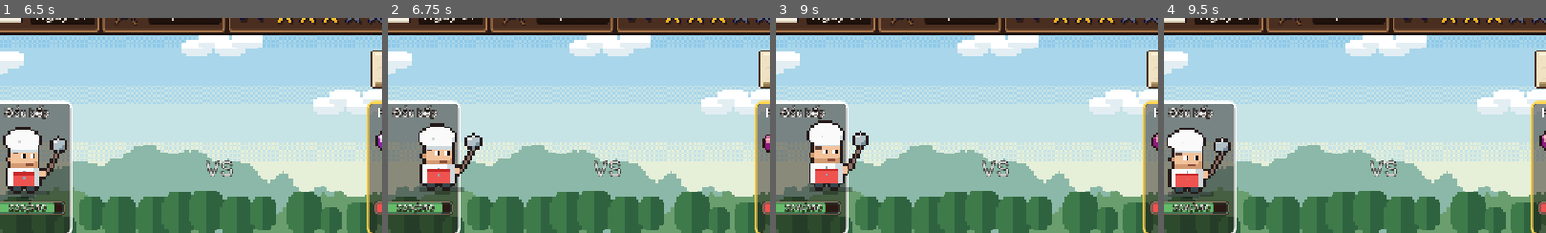
Above: before the commit, frames 1-4 (left to right).
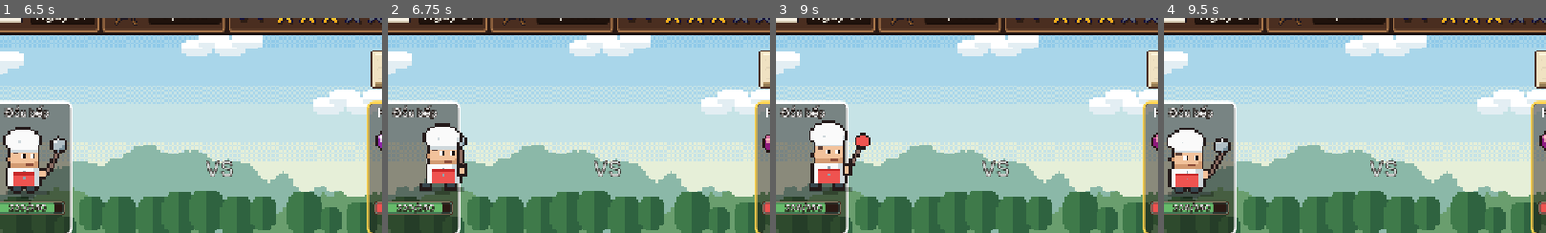
Above: after the commit, the same moments.

Repository: Znoywho/HotPot_SUNSUT
Game: Godot game, scene res://scenes/main_menu/main_menu.tscn
The game is run twice, just before and just after one commit, with the same random seed, the same clock (stepped at 60 frames per second) and the same inputs.
Inputs (mouse positions are % of the whole screen's width and height, from its top left):
- Up to frame 1 (6.5 s): click "Chơi mới" at 0.5 s; click (43, 52) at 1.27 s; click "!" at 2 s; click "Đóng" at 2.75 s; click "Tự đánh: Tắt" at 3.5 s; click "Tự đánh: Bật" at 4.25 s; click "Tốc độ x1" at 5 s; click "Tốc độ x2" at 5.75 s
- Up to frame 2 (6.75 s): click "Đánh thường Đánh 1 mục tiêu" at 6.5 s
- Up to frame 3 (9 s): click "!" at 7.25 s; click "Đóng" at 8 s; click "Hất lẩu nóng 8 dame cả đám + …" at 8.75 s
- Up to frame 4 (9.5 s): no input
The pictures show only the part of the screen within x 21-71%, y 8-58%; the shares and areas given below are measured in that part.

Frame 1 is identical in both runs. In frame 2, 2.2% of the frame differs, in the area x 8-25%, y 48-81%; in frame 3, 1.5%; in frame 4, nothing differs.

Commit message:
[Cần Hải + Tuấn xem] Animation nhân vật: chân chạy, chém ninja trong bếp, động tác chiêu của đầu bếp

Diff:
--- /dev/null
+++ b/scenes/common/sprite_frame_layer.gd
@@ -0,0 +1,110 @@
+class_name SpriteFrameLayer
+extends TextureRect
+## Lớp phát animation theo khung, đặt làm con của sprite nhân vật (32x32 phóng to).
+## Khi phát thì ẩn hình tĩnh của sprite cha, xong thì hiện lại; co giãn, xoay, nháy màu của cha vẫn áp dụng.
+## Sheet tạo bằng tools/make_character_anim.py: <tên>_anim.png cạnh <tên>.png.
+
+signal animation_finished
+
+const SOURCE_FRAME := 32.0 ## Cỡ hình tĩnh gốc.
+const FRAME := 56.0 ## Cỡ mỗi khung trong sheet (thêm lề cho muôi, vệt chém).
+## Thứ tự hàng và số khung phải khớp với tools/make_character_anim.py.
+const ANIMATIONS := {
+	"run": {"row": 0, "frames": 4, "fps": 8.0, "loop": true},
+	"ninja": {"row": 1, "frames": 6, "fps": 18.0, "loop": true},
+	"attack": {"row": 2, "frames": 6, "fps": 16.0, "loop": false},
+	"slice": {"row": 3, "frames": 7, "fps": 18.0, "loop": false},
+	"splash": {"row": 4, "frames": 7, "fps": 14.0, "loop": false},
+}
+
+var _owner_sprite: TextureRect
+var _atlas: AtlasTexture
+var _current := ""
+var _elapsed := 0.0
+
+
+## Tìm sheet animation đi kèm hình tĩnh; không có thì trả về null.
+static func sheet_for(still: Texture2D) -> Texture2D:
+	if still == null or still.resource_path.is_empty():
+		return null
+	var path := still.resource_path.trim_suffix(".png") + "_anim.png"
+	return load(path) if ResourceLoader.exists(path) else null
+
+
+## Gắn lớp vào sprite nhân vật; trả về null nếu nhân vật không có sheet.
+static func attach_to(sprite: TextureRect) -> SpriteFrameLayer:
+	var sheet := sheet_for(sprite.texture)
+	if sheet == null:
+		return null
+	var layer := SpriteFrameLayer.new()
+	layer._setup(sprite, sheet)
+	return layer
+
+
+## Đặt kích thước theo tỉ lệ phóng to của sprite cha để khung trùng khít với hình tĩnh.
+func _setup(sprite: TextureRect, sheet: Texture2D) -> void:
+	_owner_sprite = sprite
+	_atlas = AtlasTexture.new()
+	_atlas.atlas = sheet
+	texture = _atlas
+	texture_filter = CanvasItem.TEXTURE_FILTER_NEAREST
+	expand_mode = TextureRect.EXPAND_IGNORE_SIZE
+	stretch_mode = TextureRect.STRETCH_SCALE
+	mouse_filter = Control.MOUSE_FILTER_IGNORE
+	visible = false
+	var pixel_scale := sprite.size.x / SOURCE_FRAME
+	size = Vector2.ONE * FRAME * pixel_scale
+	position = -Vector2.ONE * (FRAME - SOURCE_FRAME) / 2.0 * pixel_scale
+	sprite.add_child(self)
+
+
+## Godot tự bật _process khi node vào cây, nên phải tắt ở đây cho tới khi play().
+func _ready() -> void:
+	set_process(false)
+
+
+## Sheet có hàng này không (sheet nhân viên chỉ có hàng chạy và ninja).
+func has_animation(anim_name: String) -> bool:
+	if not ANIMATIONS.has(anim_name):
+		return false
+	var rows := int(_atlas.atlas.get_height() / FRAME)
+	return int(ANIMATIONS[anim_name]["row"]) < rows
+
+
+## Phát một chuyển động từ đầu.
+func play(anim_name: String) -> void:
+	if not has_animation(anim_name):
+		return
+	_current = anim_name
+	_elapsed = 0.0
+	flip_h = _owner_sprite.flip_h
+	visible = true
+	_owner_sprite.self_modulate.a = 0.0
+	_show_frame(0)
+	set_process(true)
+
+
+## Dừng và trả về hình tĩnh.
+func stop() -> void:
+	_current = ""
+	visible = false
+	set_process(false)
+	if _owner_sprite != null:
+		_owner_sprite.self_modulate.a = 1.0
+
+
+func _process(delta: float) -> void:
+	var info: Dictionary = ANIMATIONS[_current]
+	_elapsed += delta
+	var index := int(_elapsed * float(info["fps"]))
+	if index >= int(info["frames"]) and not info["loop"]:
+		stop()
+		animation_finished.emit()
+		return
+	_show_frame(index % int(info["frames"]))
+
+
+## Chọn vùng ảnh của khung: x = cột × FRAME, y = hàng × FRAME.
+func _show_frame(column: int) -> void:
+	var row := int(ANIMATIONS[_current]["row"])
+	_atlas.region = Rect2(column * FRAME, row * FRAME, FRAME, FRAME)
--- a/scenes/cook/kitchen_actor.gd
+++ b/scenes/cook/kitchen_actor.gd
@@ -4,7 +4,14 @@
 ## Cùng kiểu animation với nhân vật màn săn (co giãn quanh chân, chớp mắt).
 
 const SIZE := 128.0
-const WALK_SPEED := 460.0 ## px / giây.
+const WALK_SPEED := 300.0 ## px / giây.
+const MAX_WALK_SECONDS := 4.0 ## Quãng dài nhất trong bếp vẫn đi đúng tốc độ, không bị ép nhanh hơn.
+const NINJA_LEAP_HEIGHT := 110.0 ## Độ cao bay lên khi chém (px).
+const NINJA_RISE_SECONDS := 0.13
+const NINJA_FALL_SECONDS := 0.12
+const NINJA_SLASH_EVERY := 0.11 ## Khoảng cách giữa các vệt chém (giây).
+const NINJA_SLASH_SPREAD := 34.0 ## Vệt chém rải quanh điểm chém (px).
+const NINJA_REACH := 90.0 ## Không có điểm chém thì chém phía trước mặt cách chừng này (px).
 
 var display_name := ""
 var sprite: TextureRect
@@ -16,6 +23,7 @@
 var _move_tween: Tween
 var _hop_tween: Tween
 var _work_tween: Tween
+var _frames: SpriteFrameLayer ## Chân chạy, tay đưa theo; null nếu nhân vật chưa có sheet.
 
 
 func setup(texture: Texture2D, x: float, feet: float, name_text := "", facing_right := true) -> void:
@@ -29,6 +37,7 @@
 	sprite.pivot_offset = Vector2(SIZE / 2.0, SIZE * 0.9)
 	sprite.mouse_filter = MOUSE_FILTER_IGNORE
 	add_child(sprite)
+	_frames = SpriteFrameLayer.attach_to(sprite)
 	home_x = x
 	feet_y = feet
 	position = Vector2(x - SIZE / 2.0, feet - SIZE)
@@ -47,15 +56,16 @@
 
 ## Đi tới vị trí x (nhún nhảy theo bước). Trả về tween để chờ nếu cần.
 func walk_to(x: float) -> Tween:
+	_cancel_work_pose()
 	if _move_tween != null and _move_tween.is_running():
 		_move_tween.kill()
 	var dist := absf(x - center_x())
-	var duration := clampf(dist / WALK_SPEED, 0.12, 1.4)
+	var duration := clampf(dist / WALK_SPEED, 0.12, MAX_WALK_SECONDS)
 	if dist > 2.0:
 		face(x > center_x())
 	_move_tween = create_tween()
 	_move_tween.tween_property(self, "position:x", x - SIZE / 2.0, duration).set_trans(Tween.TRANS_SINE).set_ease(Tween.EASE_IN_OUT)
-	_hop(duration)
+	_play_walk_motion(duration)
 	return _move_tween
 
 
@@ -65,8 +75,7 @@
 
 ## Làm việc: "chop" = nhịp dao xuống lên, "stir" = khuấy nồi (lắc người).
 func work(duration := 0.6, kind := "chop") -> void:
-	if _work_tween != null and _work_tween.is_running():
-		_work_tween.kill()
+	_cancel_work_pose()
 	_stop_idle()
 	var beats := maxi(1, int(duration / 0.16))
 	_work_tween = create_tween()
@@ -78,6 +87,52 @@
 			_work_tween.tween_property(sprite, "scale", Vector2.ONE, 0.1)
 	_work_tween.tween_property(sprite, "rotation", 0.0, 0.08)
 	_work_tween.tween_callback(_start_idle)
+
+
+## Bay lên chém liên tục kiểu ninja rồi đáp xuống. slash_center: điểm chém (toạ độ global), để trống thì chém trước mặt.
+## Nhân vật chưa có sheet thì làm động tác chặt thường.
+func ninja_slash(duration := 0.6, slash_center := Vector2.INF) -> void:
+	if _frames == null or not _frames.has_animation("ninja"):
+		work(duration, "chop")
+		return
+	_cancel_work_pose()
+	_stop_idle()
+	var center := slash_center
+	if center == Vector2.INF:
+		var ahead := -NINJA_REACH if sprite.flip_h else NINJA_REACH
+		center = sprite.get_global_rect().get_center() + Vector2(ahead, -NINJA_LEAP_HEIGHT)
+	_frames.play("ninja")
+	var flurry := maxf(duration - NINJA_RISE_SECONDS - NINJA_FALL_SECONDS, NINJA_SLASH_EVERY)
+	_work_tween = create_tween()
+	_work_tween.tween_property(sprite, "position:y", -NINJA_LEAP_HEIGHT, NINJA_RISE_SECONDS).set_trans(Tween.TRANS_QUAD).set_ease(Tween.EASE_OUT)
+	for i in maxi(1, int(flurry / NINJA_SLASH_EVERY)):
+		_work_tween.tween_callback(_play_slash.bind(center))
+		_work_tween.tween_interval(NINJA_SLASH_EVERY)
+	_work_tween.tween_callback(_frames.stop)
+	_work_tween.tween_property(sprite, "position:y", 0.0, NINJA_FALL_SECONDS).set_trans(Tween.TRANS_QUAD).set_ease(Tween.EASE_IN)
+	_work_tween.tween_property(sprite, "scale", Vector2(1.15, 0.82), 0.05)
+	_work_tween.tween_property(sprite, "scale", Vector2.ONE, 0.1)
+	_work_tween.tween_callback(_start_idle)
+
+
+## Một vệt chém rải ngẫu nhiên quanh điểm chém.
+func _play_slash(center: Vector2) -> void:
+	var offset := Vector2(randf_range(-1.0, 1.0), randf_range(-1.0, 1.0)) * NINJA_SLASH_SPREAD
+	var slash := HuntFX.play(get_parent(), "slash", center + offset)
+	if slash != null:
+		slash.rotation = randf_range(0.0, TAU)
+
+
+## Huỷ động tác đang làm dở và trả nhân vật về tư thế đứng trên đất.
+func _cancel_work_pose() -> void:
+	if _work_tween != null and _work_tween.is_running():
+		_work_tween.kill()
+		sprite.position.y = 0.0
+		sprite.rotation = 0.0
+		sprite.scale = Vector2.ONE
+		if _frames != null:
+			_frames.stop()
+		_start_idle()
 
 
 ## Chữ nổi trên đầu (vd "+1 Thịt bò").
@@ -102,6 +157,16 @@
 	t.tween_property(self, "modulate:a", 1.0, 0.3)
 
 
+## Có sheet thì phát chân chạy tới khi đến nơi, chưa có thì nhún nhảy như cũ.
+func _play_walk_motion(duration: float) -> void:
+	if _frames == null:
+		_hop(duration)
+		return
+	_frames.play("run")
+	# Dừng chân ngay khi tới nơi: nơi gọi có thể nối thêm việc (khuấy nồi) vào cùng tween này.
+	_move_tween.tween_callback(_frames.stop)
+
+
 func _hop(duration: float) -> void:
 	if _hop_tween != null and _hop_tween.is_running():
 		_hop_tween.kill()
--- a/scenes/hunt/battle_view.gd
+++ b/scenes/hunt/battle_view.gd
@@ -96,7 +96,7 @@
 			if choice.has("auto"):
 				controller.ai_action(actor)
 			else:
-				_bump(actor)
+				_bump(actor, _skill_animation(choice.skill))
 				_play_skill_sfx(choice.skill)
 				controller.player_action(choice.skill, selected_target)
 		else:
@@ -104,7 +104,7 @@
 			if _timed_out:
 				break
 			before = controller.snapshot()
-			_bump(actor)
+			_bump(actor, _skill_animation(controller.auto_skill()) if controller.is_player(actor) else "attack")
 			controller.ai_action(actor)
 		await _show_changes(before)
 		await _wait(session.config.action_delay * 0.5)
@@ -271,10 +271,19 @@
 		_sfx("slice")
 
 
-func _bump(actor: Combatant) -> void:
+func _bump(actor: Combatant, animation_name := "attack") -> void:
 	var view: CombatantView = views.get(actor)
 	if view != null:
-		view.play_attack(1.0 if actor.is_ally else -1.0)
+		view.play_attack(1.0 if actor.is_ally else -1.0, animation_name)
+
+
+## Động tác của đầu bếp ứng với từng chiêu.
+func _skill_animation(skill: ChefSkill) -> String:
+	if skill is HotSplashSkill:
+		return "splash"
+	if skill is SliceSkill:
+		return "slice"
+	return "attack"
 
 
 # --- Chọn mục tiêu / hành động ---------------------------------------------
--- a/scenes/hunt/ui/combatant_view.gd
+++ b/scenes/hunt/ui/combatant_view.gd
@@ -27,6 +27,7 @@
 var _dead := false
 var _selected := false
 var _acting := false
+var _frames: SpriteFrameLayer ## Động tác tung chiêu; null nếu nhân vật chưa có sheet.
 
 
 func setup(c: Combatant) -> void:
@@ -55,6 +56,7 @@
 	sprite.pivot_offset = Vector2(size / 2.0, size * 0.9) # Chân nhân vật.
 	_stage.add_child(sprite)
 	_stage.resized.connect(_place_sprite)
+	_frames = SpriteFrameLayer.attach_to(sprite)
 
 	var bar_holder := Control.new()
 	bar_holder.custom_minimum_size = Vector2(0, 24)
@@ -156,11 +158,13 @@
 	_schedule_blink()
 
 
-## Lao tới mục tiêu: lùi lấy đà rồi phóng lên trước.
-func play_attack(direction: float) -> void:
+## Lao tới mục tiêu: lùi lấy đà rồi phóng lên trước; đầu bếp phát thêm động tác của chiêu.
+func play_attack(direction: float, animation_name := "attack") -> void:
 	if _dead:
 		return
 	_kill_action()
+	if _frames != null:
+		_frames.play(animation_name)
 	_action_tween = create_tween()
 	_action_tween.tween_property(sprite, "position", _home + Vector2(-10 * direction, 2), 0.08)
 	_action_tween.tween_property(sprite, "position", _home + Vector2(46 * direction, -6), 0.09).set_trans(Tween.TRANS_QUAD).set_ease(Tween.EASE_OUT)
@@ -224,6 +228,8 @@
 func _kill_action() -> void:
 	if _action_tween != null and _action_tween.is_running():
 		_action_tween.kill()
+	if _frames != null:
+		_frames.stop()
 	sprite.position = _home
 	sprite.modulate = Color.WHITE
 
Binary file added: assets/sprites/characters/player_anim.png
Not shown, added: assets/sprites/characters/player_anim.png.import
Binary file added: assets/sprites/characters/staff_lan_anim.png
Not shown, added: assets/sprites/characters/staff_lan_anim.png.import
Binary file added: assets/sprites/characters/staff_minh_anim.png
Not shown, added: assets/sprites/characters/staff_minh_anim.png.import
Binary file added: assets/sprites/characters/staff_tung_anim.png
Not shown, added: assets/sprites/characters/staff_tung_anim.png.import
Not shown, added: scenes/common/sprite_frame_layer.gd.uid
